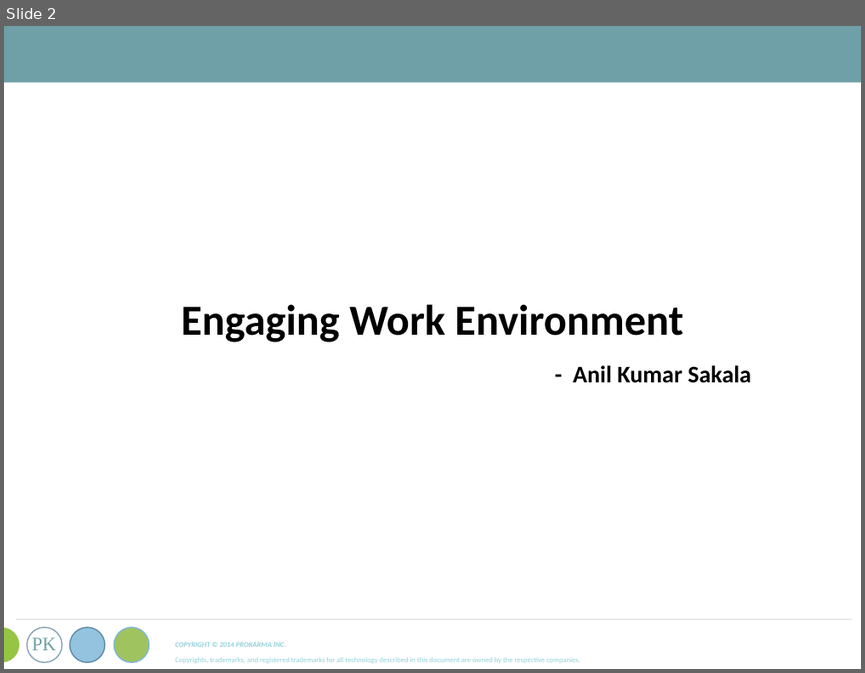
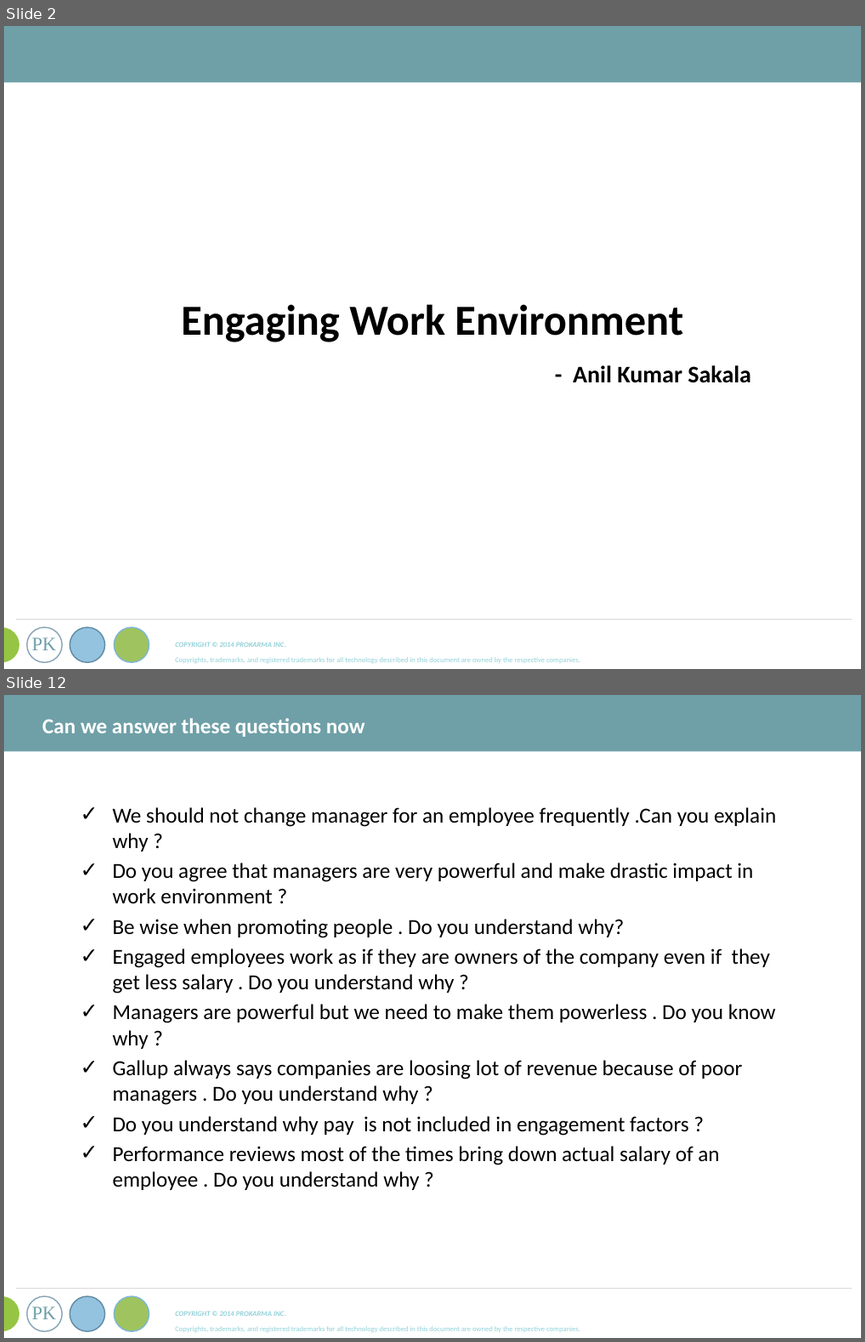
Before and after one commit to asakala/notes, a slide deck: Prokarma/ProKarma Ppt Template.pptx. Shown one above the other, each under a label of ours: slide 2 before the commit, slides 2 and 12 after it; the slides between them are not shown. The pictures are 865x673 and 865x1342 pixels, drawn with LibreOffice and Linux fonts; fonts in the diff are those of the drawing. Boxes give left, top, right and bottom in pixels: in the first picture for what was removed or moved away, otherwise in the second. Text is boxed around its words. In the diff, an @@ line names an element or a change of style, - is before the commit and + after.

```diff
--- a/Prokarma/ProKarma Ppt Template.pptx
+++ b/Prokarma/ProKarma Ppt Template.pptx
@@ slide 12 added at box(4, 695, 861, 1338), background #FFFFFF; not listed: 9 template elements that a slide beside it also shows @@
@@ text added at box(42, 718, 365, 737), 18 pt, text #FFFFFF, bold @@
+Can we answer these questions now
@@ text added at box(113, 807, 776, 1190), 18 pt, text #000000 @@
+✓ We should not change manager for an employee frequently .Can you explain why ?
+✓ Do you agree that managers are very powerful and make drastic impact in work environment ?
+✓ Be wise when promoting people . Do you understand why?
+✓ Engaged employees work as if they are owners of the company even if they get less salary . Do you understand why ?
+✓ Managers are powerful but we need to make them powerless . Do you know why ?
+✓ Gallup always says companies are loosing lot of revenue because of poor managers . Do you understand why ?
+✓ Do you understand why pay is not included in engagement factors ?
+✓ Performance reviews most of the times bring down actual salary of an employee . Do you understand why ?
```
Also in this commit, not shown: 31 other slides added, 5 slides removed, 2 other files.
